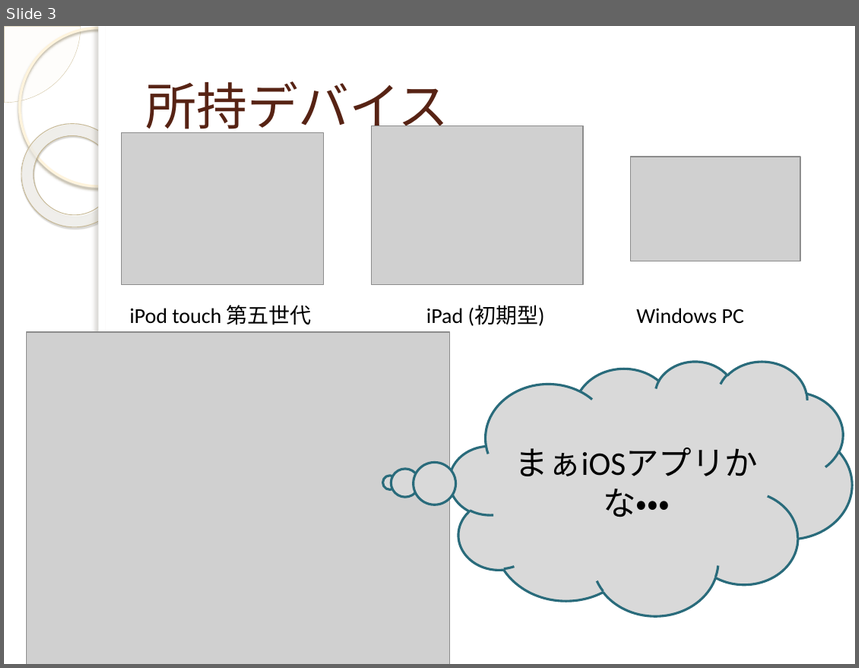
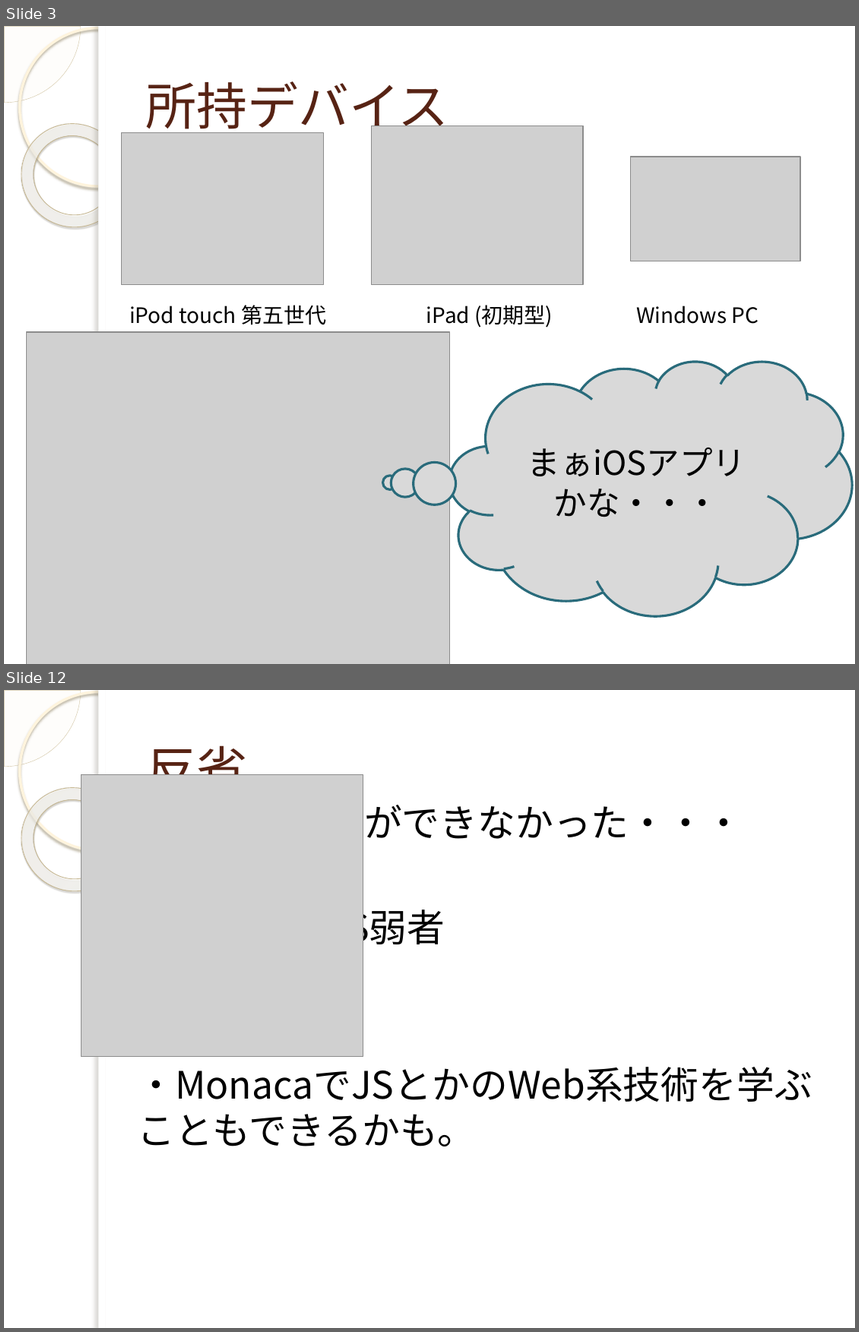
Before and after one commit to yuridonus/FEstudy, a slide deck: monaca.pptx. Shown one above the other, each under a label of ours: slide 3 before the commit, slides 3 and 12 after it; the slides between them are not shown. The pictures are 859x668 and 859x1332 pixels, drawn with LibreOffice and Linux fonts; fonts in the diff are those of the drawing; grey boxes stand for pictures; background and template pictures are left out. Boxes give left, top, right and bottom in pixels: in the first picture for what was removed or moved away, otherwise in the second. Text is boxed around its words. In the diff, an @@ line names an element or a change of style, - is before the commit and + after.

```diff
--- a/monaca.pptx
+++ b/monaca.pptx
@@ slide 12 added at (4, 690, 855, 1328), background picture (left out); not listed: 5 template elements that a slide beside it also shows @@
@@ title added at (146, 737, 248, 775), 43 pt, text #572314 @@
+反省
@@ picture added at (82, 774, 363, 1056) @@
@@ text added at (137, 798, 813, 1147), 32 pt, text #000000 @@
+・大したことができなかった・・・
+JS弱者
+・MonacaでJSとかのWeb系技術を学ぶこともできるかも。
@@ slide 3 changed as well @@
@@ font Calibri to Noto Sans CJK JP in 4 elements at (450, 361, 853, 616), (129, 305, 326, 325), (427, 305, 553, 328), (636, 306, 759, 324) @@
```
Also in this commit, not shown: 4 other slides changed, 7 other slides added, 10 slides removed.
